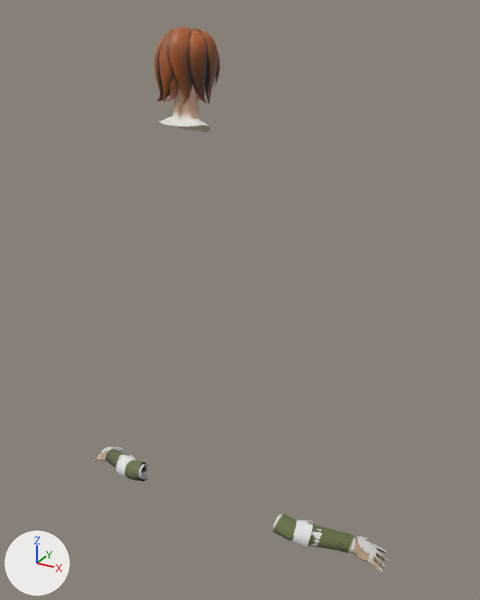
An edit to the Blender file Mhmd/Blender/Character/1st Person/Sword_Hands_Anims.blend, drawn before and after from the same camera.
Rendered twice from a 50 mm lens placed at (1.22, -1.92, 1.84), pointed at (0.09, 0.13, 0.81). The axes (+X, +Y, +Z) are drawn at lower left. The lights are the same throughout.

Names of what the first picture shows: 'hands', 'merc_body.002', 'merc_head.002'.
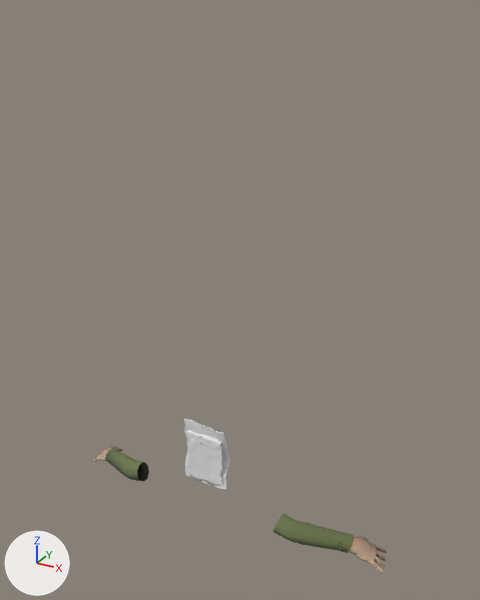
Changed parts and their boxes (x1, y1, x2, y2) in the pictures (480 x 600 px):
'merc_head.002', deleted
    before: (154, 27, 220, 132)
'merc_body.002', hidden
    before: (94, 446, 387, 572)
'Page_LP', added
    after: (184, 419, 230, 490)
'Parchment2(Rolled)_LP', added
    after: (187, 430, 222, 487)
'Parchment1_LP', added
    after: (187, 435, 223, 486)
'Parchment3(Ripped)_LP', added
    after: (188, 439, 223, 486)

Diff of the bpy script that builds the scene:
```diff
--- a/Mhmd/Blender/Character/1st Person/Sword_Hands_Anims.blend.py
+++ b/Mhmd/Blender/Character/1st Person/Sword_Hands_Anims.blend.py
@@ mat_parchment3_mat @@
+mat_parchment3_mat = principled_material('Parchment3_Mat')
+mat_parchment3_mat.base_color = (0.8, 0.8, 0.8)  # white #e7e7e7
+mat_parchment3_mat.roughness = 1.0
@@ mat_parchment1_mat @@
+mat_parchment1_mat = principled_material('Parchment1_Mat')
+mat_parchment1_mat.base_color = (0.8, 0.8, 0.8)  # white #e7e7e7
+mat_parchment1_mat.roughness = 1.0
@@ mat_parchment2_mat @@
+mat_parchment2_mat = principled_material('Parchment2_Mat')
+mat_parchment2_mat.base_color = (0.8, 0.8, 0.8)  # white #e7e7e7
+mat_parchment2_mat.roughness = 1.0
@@ mat_calltoadv_mat @@
+mat_calltoadv_mat = principled_material('CallToAdv_Mat')
+mat_calltoadv_mat.base_color = (0.8, 0.8, 0.8)  # white #e7e7e7
@@ me_plane_009 @@
+me_plane_009.from_pydata(...)  # 168 vertices, 166 faces; spans x -0.086..0.084, y -0.011..0.023, z 0.002..0.213
+me_plane_009.materials.append(mat_parchment3_mat)  # its picture is missing
@@ me_plane_017 @@
+me_plane_017.from_pydata(...)  # 194 vertices, 192 faces; spans x -0.084..0.084, y -0.014..0.016, z -0.004..0.242
+me_plane_017.materials.append(mat_parchment1_mat)  # its picture is missing
@@ me_plane_015 @@
+me_plane_015.from_pydata(...)  # 184 vertices, 184 faces; spans x -0.087..0.087, y -0.009..0.018, z -0.002..0.236
+me_plane_015.materials.append(mat_parchment2_mat)  # its picture is missing
@@ me_plane_003 @@
+me_plane_003.from_pydata(...)  # 218 vertices, 378 faces; spans x -0.103..0.105, y -0.021..0.015, z -0.147..0.147
+me_plane_003.materials.append(mat_calltoadv_mat)  # white #e7e7e7
@@ ob_merc_head_002 @@
-ob_merc_head_002 = bpy.data.objects.new('merc_head.002', me_hair_base1_001)
-ob_merc_head_002.location = (0.0, 0.0, 0.0)
@@ ob_merc_body_002 @@
 ob_merc_body_002.location = (0.0, 0.121, -1.458)
+ob_merc_body_002.hide_set(True)
@@ ob_parchment3_ripped__lp @@
+ob_parchment3_ripped__lp = bpy.data.objects.new('Parchment3(Ripped)_LP', me_plane_009)
+ob_parchment3_ripped__lp.location = (0.0, 0.0, 0.0)
@@ ob_parchment2_rolled__lp @@
+ob_parchment2_rolled__lp = bpy.data.objects.new('Parchment2(Rolled)_LP', me_plane_017)
+ob_parchment2_rolled__lp.location = (0.0, 0.0, 0.0)
@@ ob_parchment1_lp @@
+ob_parchment1_lp = bpy.data.objects.new('Parchment1_LP', me_plane_015)
+ob_parchment1_lp.location = (0.0, 0.0, 0.0)
@@ ob_page_lp @@
+ob_page_lp = bpy.data.objects.new('Page_LP', me_plane_003)
+ob_page_lp.location = (0.0, 0.009, 0.146)
```
